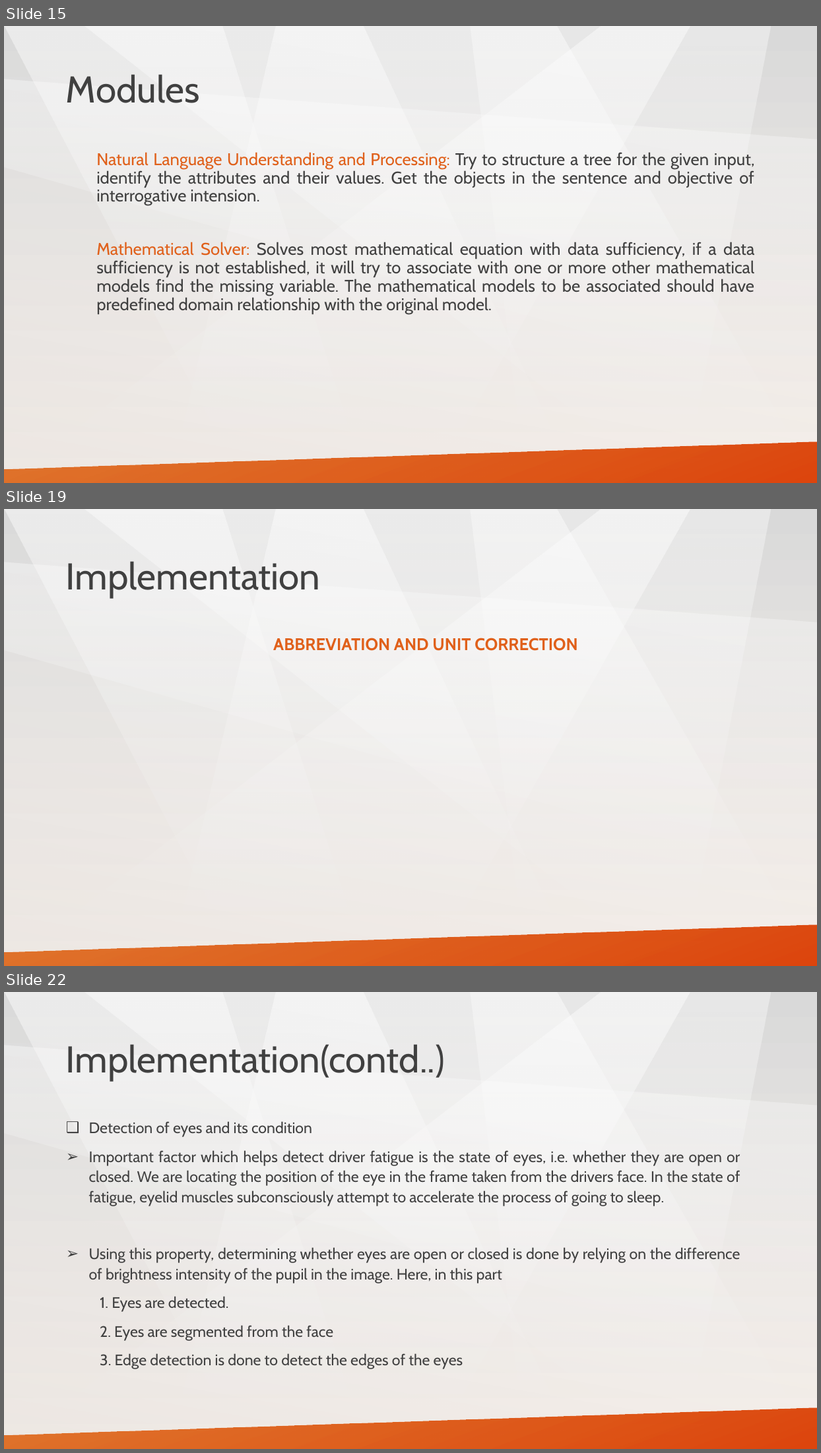
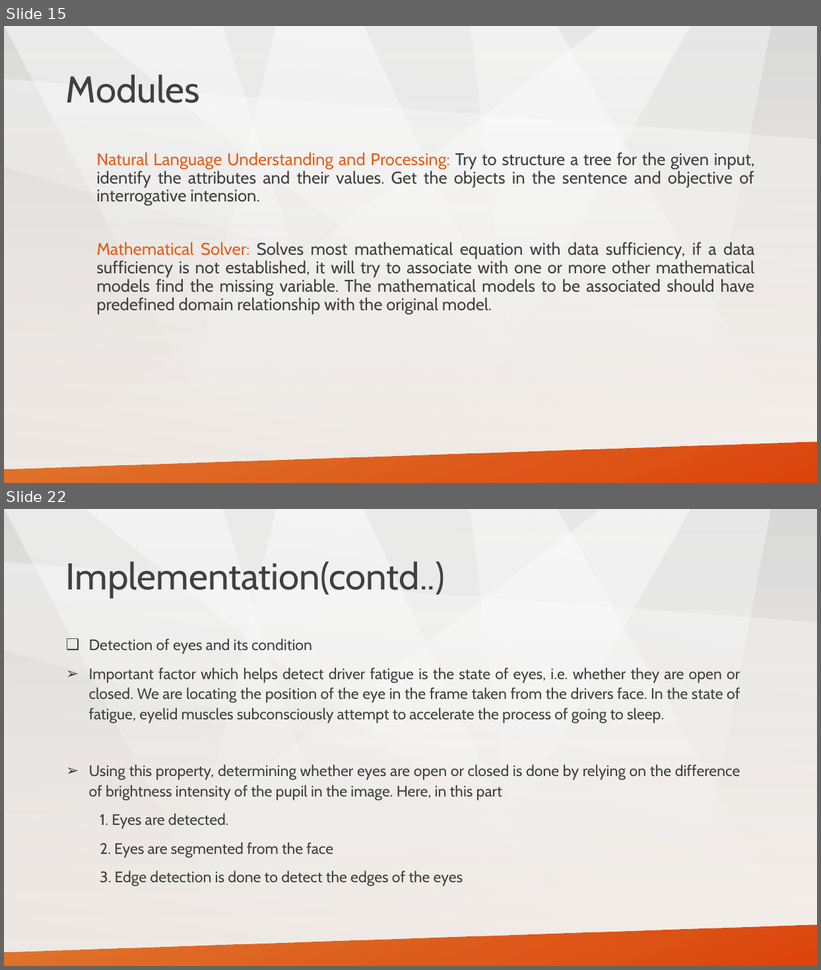
Before and after one commit to tathagatnawadia/Project-YellowPanda, a slide deck: Presentation/project_yellowpanda.pptx. Shown one above the other, each under a label of ours: slides 15, 19 and 22 before the commit, slides 15 and 22 after it; the slides between them are not shown. The pictures are 821x1453 and 821x970 pixels, drawn with LibreOffice and Linux fonts; fonts in the diff are those of the drawing. Boxes give left, top, right and bottom in pixels: in the first picture for what was removed or moved away, otherwise in the second. Text is boxed around its words. In the diff, an @@ line names an element or a change of style, - is before the commit and + after.

```diff
--- a/Presentation/project_yellowpanda.pptx
+++ b/Presentation/project_yellowpanda.pptx
@@ slide 19 removed at [4, 509, 817, 966], background gradient #D9D9D9 to #FCF5EF; not listed: 8 template elements that a slide beside it also shows @@
@@ title removed at [66, 561, 320, 598] @@
-Implementation
@@ text removed at [273, 638, 578, 651] @@
-    ABBREVIATION AND UNIT CORRECTION
```
Also in this commit, not shown: 6 slides changed, 4 slides added, 9 other slides removed.
